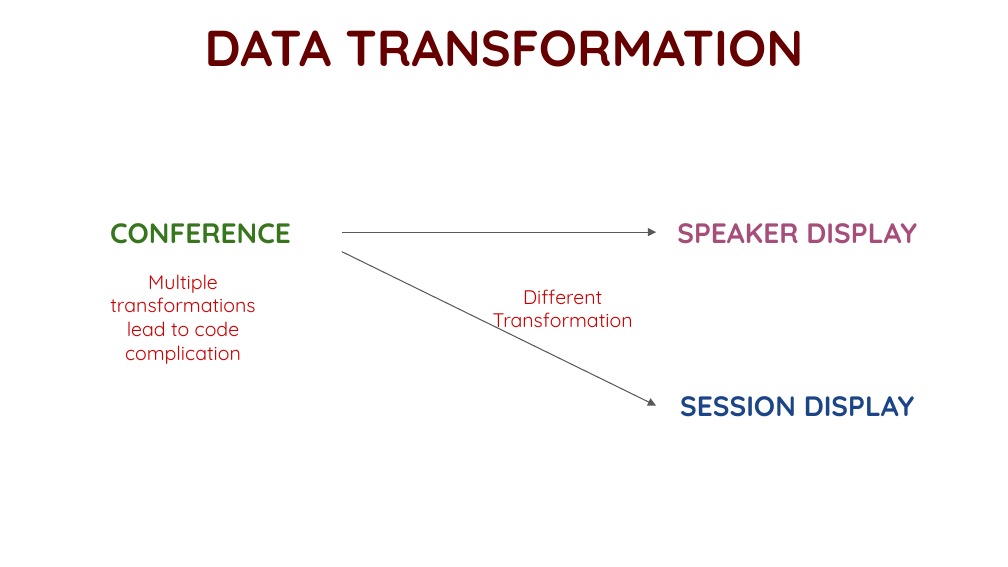
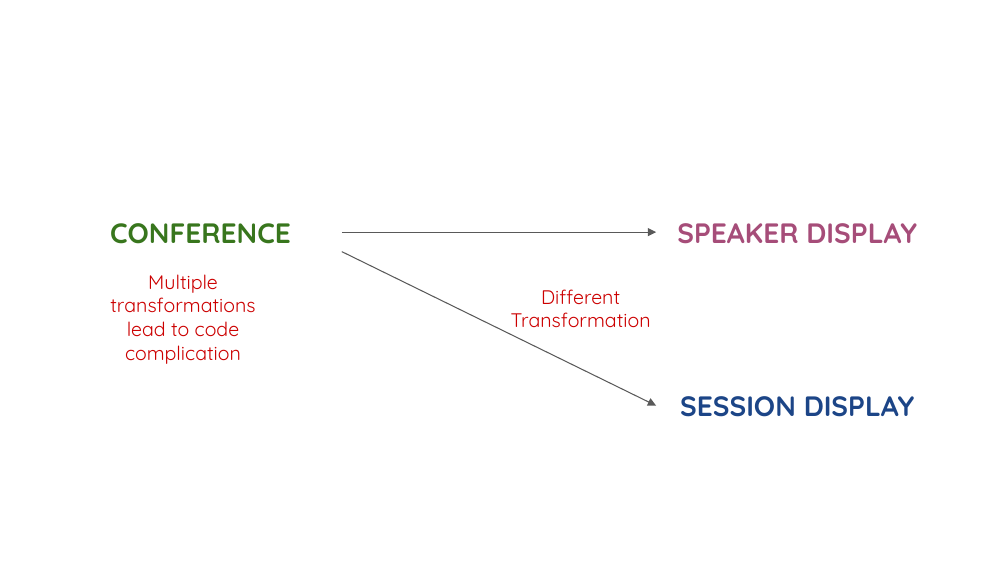
Before and after one commit to abhinavmanchanda/designpatterns, a slide deck: slide 2 of adapter/Adapter Pattern.pptx (slide 1 before the commit). Drawn at 1008x567 pixels with LibreOffice and Linux fonts; fonts in the diff are those of the drawing. Boxes give left, top, right and bottom in pixels: in the first picture for what was removed or moved away, otherwise in the second. Text is boxed around its words. In the diff, an @@ line names an element or a change of style, - is before the commit and + after.

```diff
--- a/adapter/Adapter Pattern.pptx
+++ b/adapter/Adapter Pattern.pptx
@@ title removed at [205,30,803,67] @@
-DATA TRANSFORMATION
@@ text "Different Transformation" rewrapped from [493,289,633,333] to [511,289,651,328] @@
```
Also in this commit, not shown: 4 slides added, 1 slide removed, 17 other files.
